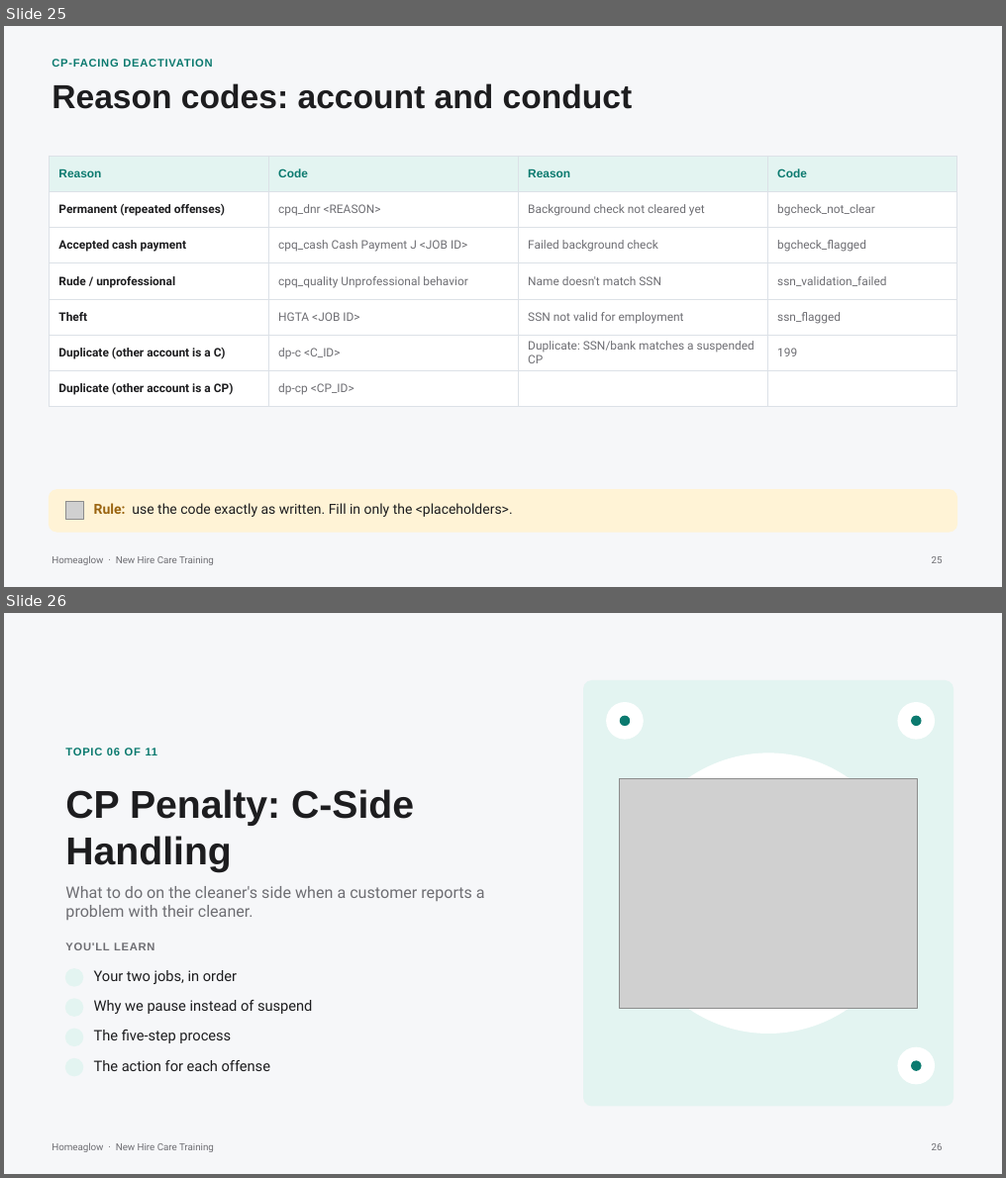
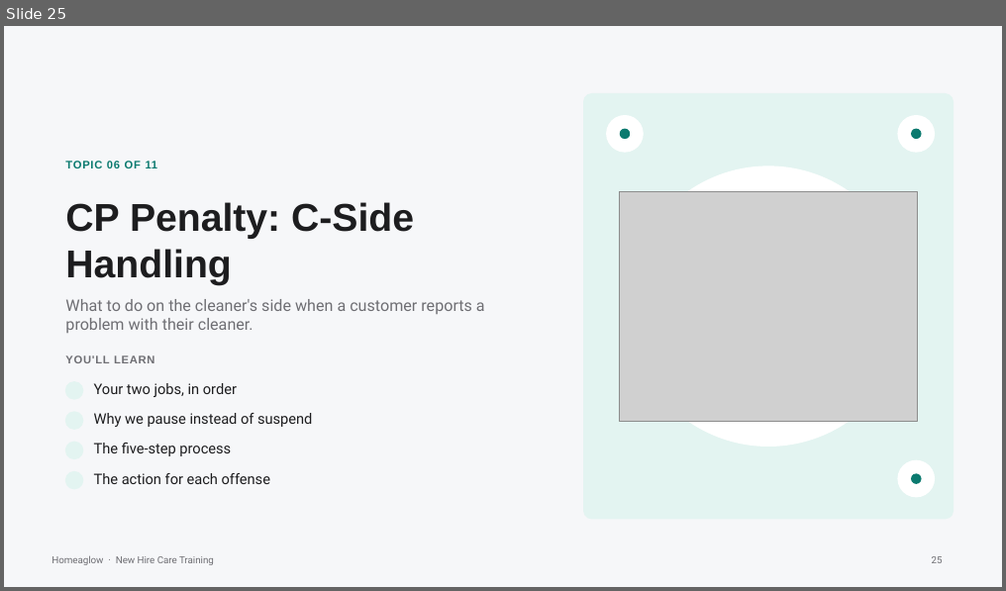
Before and after one commit to anjulimichelle/training, a slide deck: cleaner-foundations/cleaner-foundations-cp-crm.pptx. Shown one above the other, each under a label of ours: slides 25 and 26 before the commit, slide 25 after it. The pictures are 1006x1178 and 1006x591 pixels, drawn with LibreOffice and Linux fonts; fonts in the diff are those of the drawing; grey boxes stand for pictures; background and template pictures are left out. Boxes give left, top, right and bottom in pixels: in the first picture for what was removed or moved away, otherwise in the second. Text is boxed around its words. In the diff, an @@ line names an element or a change of style, - is before the commit and + after.

```diff
--- a/cleaner-foundations/cleaner-foundations-cp-crm.pptx
+++ b/cleaner-foundations/cleaner-foundations-cp-crm.pptx
@@ slide 25 removed at box(4, 26, 1002, 587), background #F6F7F9; not listed: 1 template element that a slide beside it also shows @@
@@ text removed at box(52, 59, 212, 67) @@
-CP-FACING DEACTIVATION
@@ text removed at box(52, 83, 633, 109) @@
-Reason codes: account and conduct
@@ table removed at box(49, 156, 957, 399), 7 rows, 4 columns @@
-Reason | Code | Reason | Code
-Permanent (repeated offenses) | cpq_dnr <REASON> | Background check not cleared yet | bgcheck_not_clear
-Accepted cash payment | cpq_cash Cash Payment J <JOB ID> | Failed background check | bgcheck_flagged
-Rude / unprofessional | cpq_quality Unprofessional behavior | Name doesn't match SSN | ssn_validation_failed
-Theft | HGTA <JOB ID> | SSN not valid for employment | ssn_flagged
-Duplicate (other account is a C) | dp-c <C_ID> | Duplicate: SSN/bank matches a suspended CP | 199
-Duplicate (other account is a CP) | dp-cp <CP_ID> |  | 
@@ rounded rectangle removed at box(49, 490, 957, 532) @@
@@ picture removed at box(65, 502, 84, 520) @@
@@ text removed at box(94, 503, 513, 517) @@
-Rule: use the code exactly as written. Fill in only the <placeholders>.
@@ page number removed at box(932, 557, 943, 564) @@
-25
@@ what was slide 26 is now slide 25 @@
```
Also in this commit, not shown: 2 slides changed, 1 other file.
